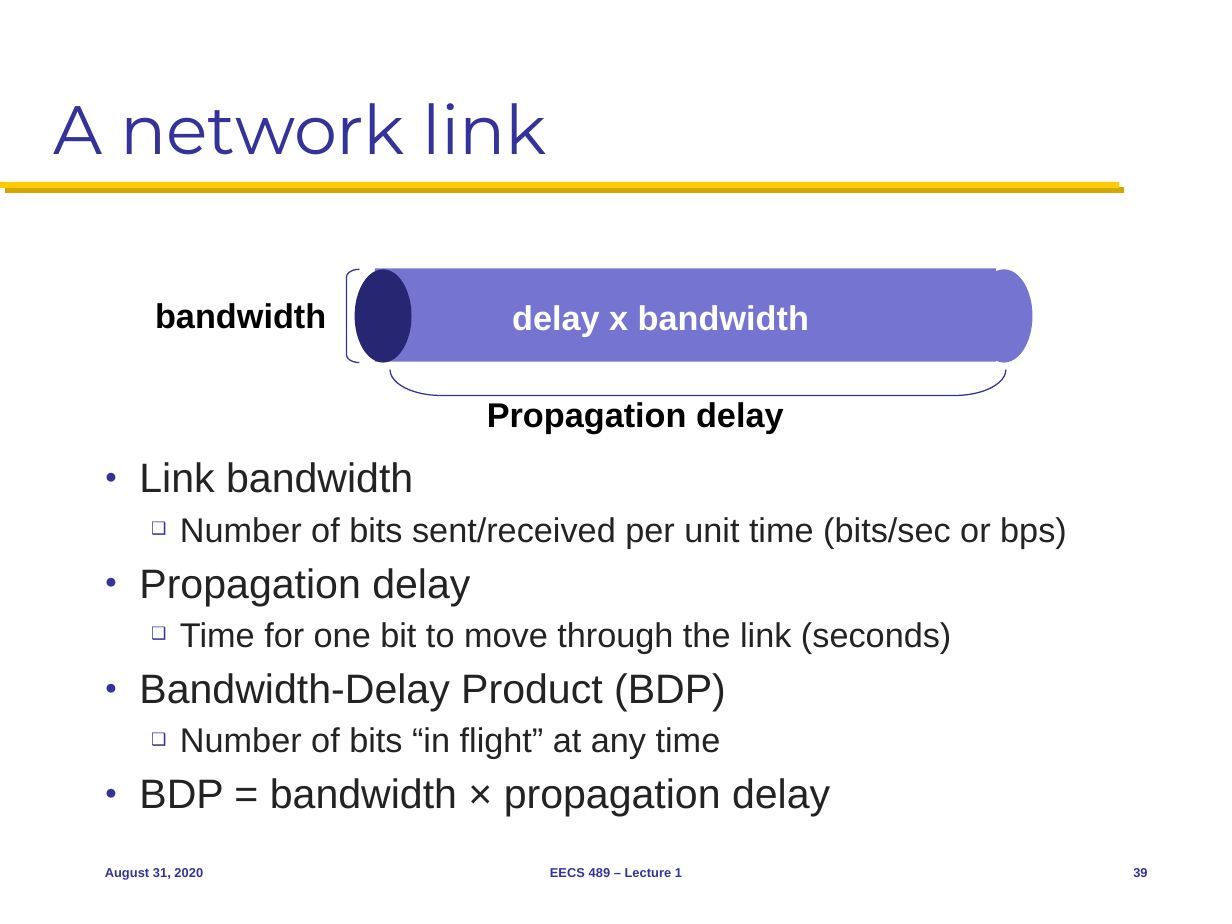
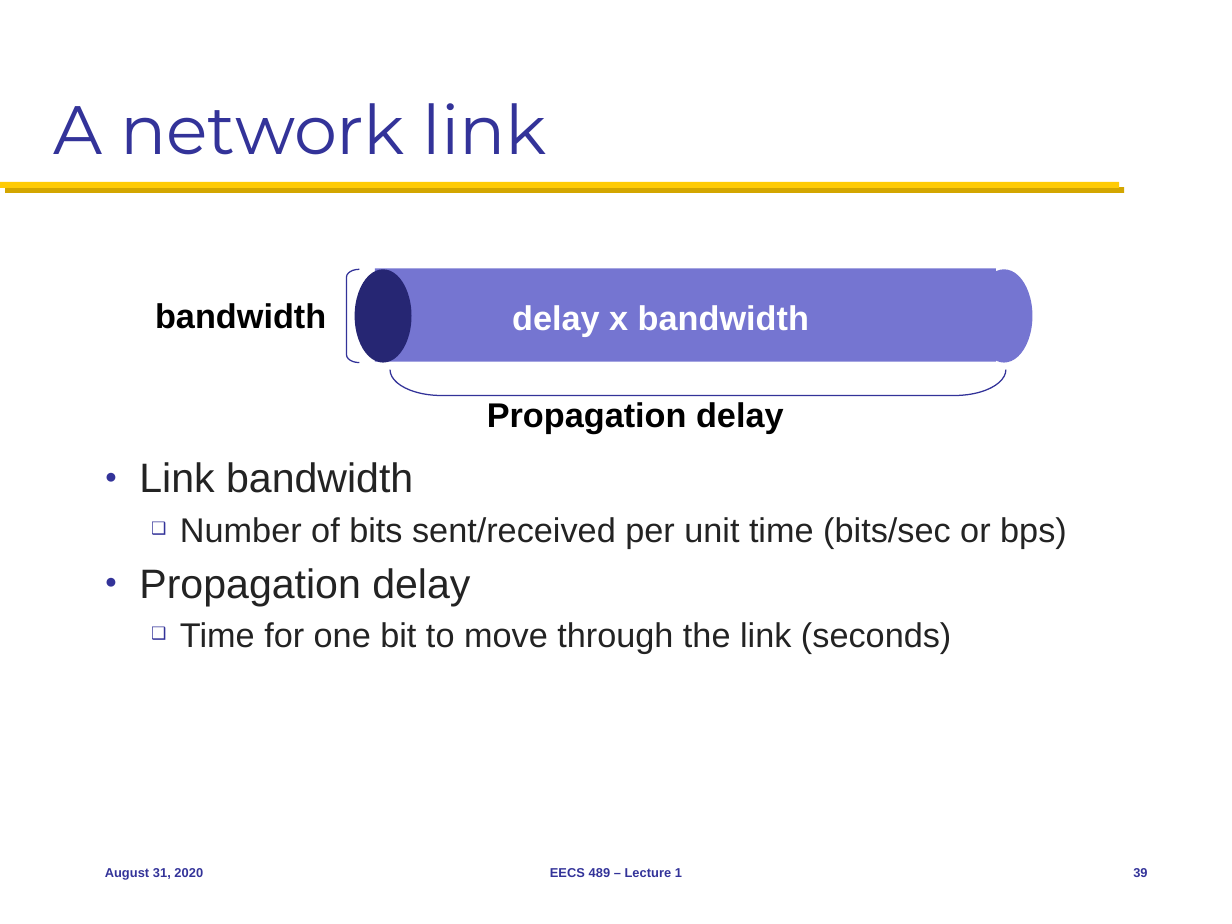
Before and after one commit to mosharaf/eecs489, a slide deck: slide 39 of Slides/083120.pptx. Drawn at 1232x924 pixels with LibreOffice and Linux fonts; fonts in the diff are those of the drawing. Boxes give left, top, right and bottom in pixels: in the first picture for what was removed or moved away, otherwise in the second. Text is boxed around its words. In the diff, an @@ line names an element or a change of style, - is before the commit and + after.

Commit message:
Updated slides.

```diff
--- a/Slides/083120.pptx
+++ b/Slides/083120.pptx
@@ text at bbox=[139, 517, 830, 817]: paragraphs removed @@
-● Bandwidth-Delay Product (BDP)
-  ❑ Number of bits “in flight” at any time
-● BDP = bandwidth × propagation delay
```
Also in this commit, not shown: 2 other slides changed, 1 slide added.
